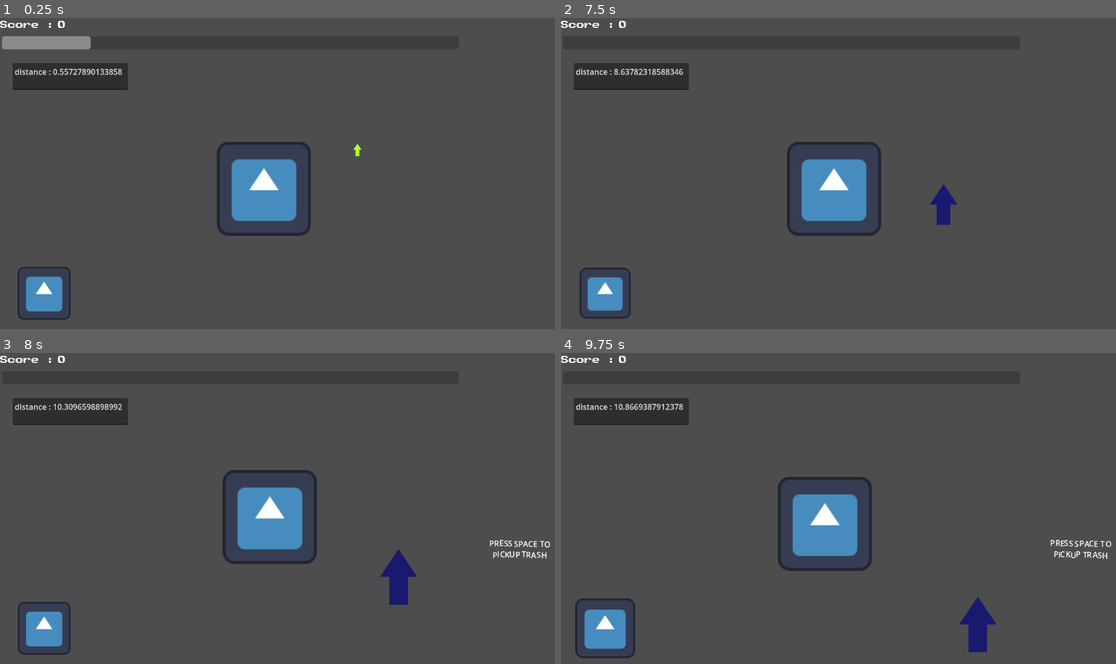
Above: before the commit, frames 1-4 (two rows, left to right).
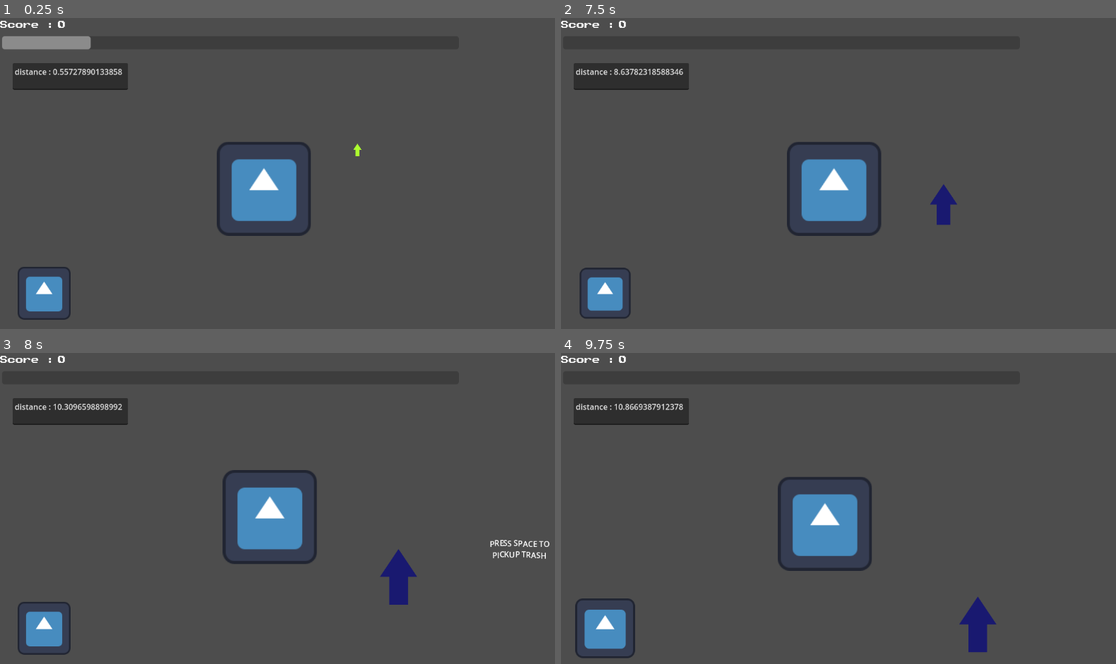
Above: after the commit, the same moments.

Repository: Mastoast/AntiCapitalism
Game: Godot game, scene res://scenes/capitalist_level.tscn
Same seed, same stepped clock (60 frames per second), same inputs: the game is played once before the commit and once after it. The engine's default icon, where the game draws it, is replaced by a stand-in: a white triangle on a blue panel in a dark square. Sound files missing from this copy of the repository are replaced by a short silence.
Inputs:
- Up to frame 1 (0.25 s): no input
- Up to frame 2 (7.5 s): tap Enter (ui_accept) at 0.5, 0.77, 1.52, 3.02, 3.77, 4.52, 6.02, 6.77 s; hold D (input_right) 0.53-1.28 s; tap E (input_action) every 1.5 s from 0.6 to 6.6 s; hold Down (input_down) 1.28-2.03 s; tap Space (input_begin) at 1.35, 2.85, 3.5, 4.35, 5.85, 7.35 s; hold D (input_right) 2.03-2.78 s; hold Up (input_up) 2.78-3.53 s; hold Left (input_left) 3.53-5.03 s; hold Down (input_down) 5.03-5.78 s; hold D (input_right) 5.78-6.53 s; hold Up (input_up) 6.53-7.28 s; hold D (input_right) from 7.28 s (still down)
- Up to frame 3 (8 s): keep holding D (input_right); tap Enter (ui_accept) at 7.52 s
- Up to frame 4 (9.75 s): tap Space (input_begin) at 8, 8.85 s; release D (input_right) at 8.03 s; hold Down (input_down) 8.03-8.78 s; tap E (input_action) at 8.1, 9.6 s; hold Left (input_left) 8.78-9.53 s; tap Enter (ui_accept) at 9.02 s; hold Up (input_up) from 9.53 s (still down)

Frames 1-2 are identical in both runs. In frame 3, 0.2% of the frame differs, in the area x 88-100%, y 60-67%; in frame 4, 0.2%.

Commit message:
Fix replayable trash

Diff:
--- a/scripts/capitalist_level.gd
+++ b/scripts/capitalist_level.gd
@@ -138,6 +138,8 @@
 	$truck.drive()
 
 func _on_pattern_failure():
+	pickable_trash.is_empty = true
+	pickable_trash = null
 	in_pattern = false
 	is_truck_moving = true
 	$truck.drive()
